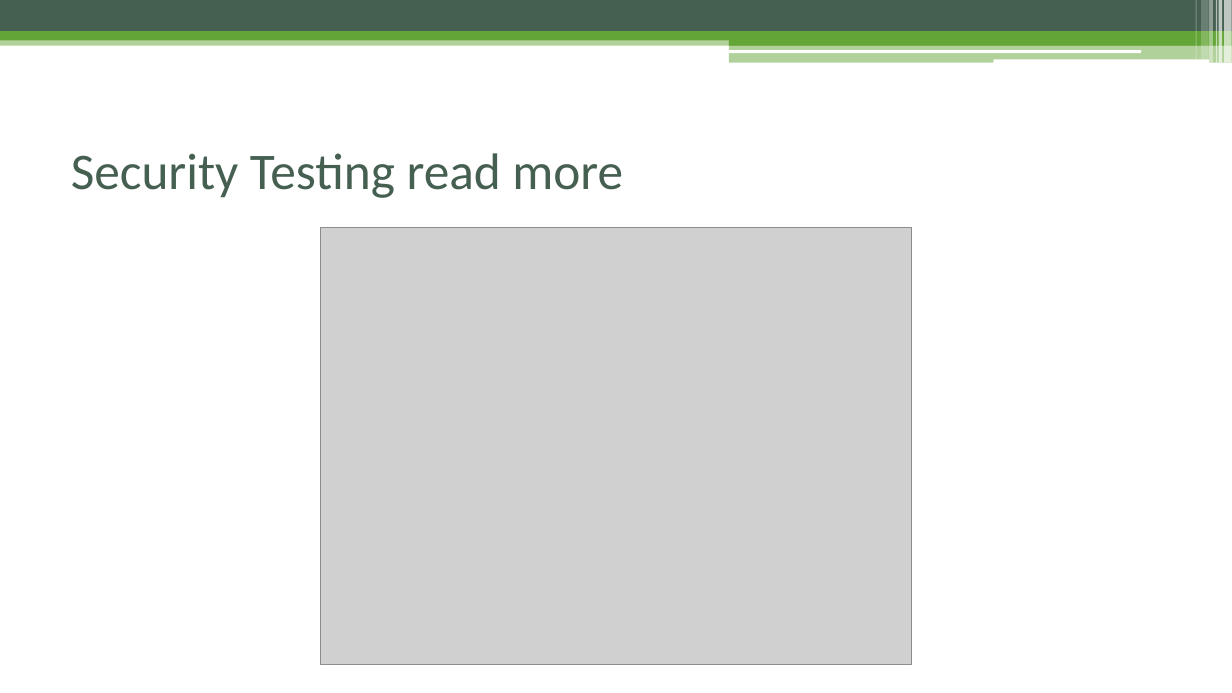
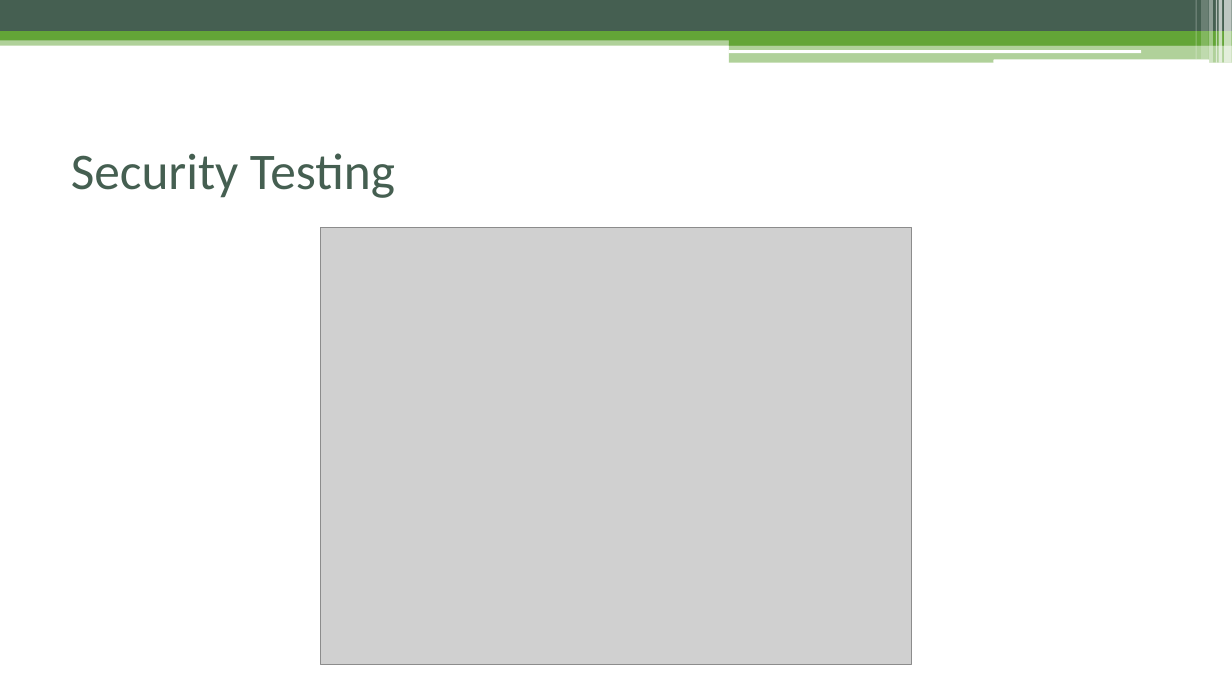
Before and after one commit to czyzyk29/SoapUI_Workshop, a slide deck: slide 69 of Warsztat_soapUI.pptx (slide 63 before the commit). Drawn at 1232x693 pixels with LibreOffice and Linux fonts; fonts in the diff are those of the drawing; grey boxes stand for pictures. Boxes give left, top, right and bottom in pixels: in the first picture for what was removed or moved away, otherwise in the second. Text is boxed around its words. In the diff, an @@ line names an element or a change of style, - is before the commit and + after.

```diff
--- a/Warsztat_soapUI.pptx
+++ b/Warsztat_soapUI.pptx
@@ title at bbox=[71, 153, 395, 198]: text changed @@
-Security Testing read more
+Security Testing
```
Also in this commit, not shown: 12 other slides changed, 8 slides added, 4 other files.
